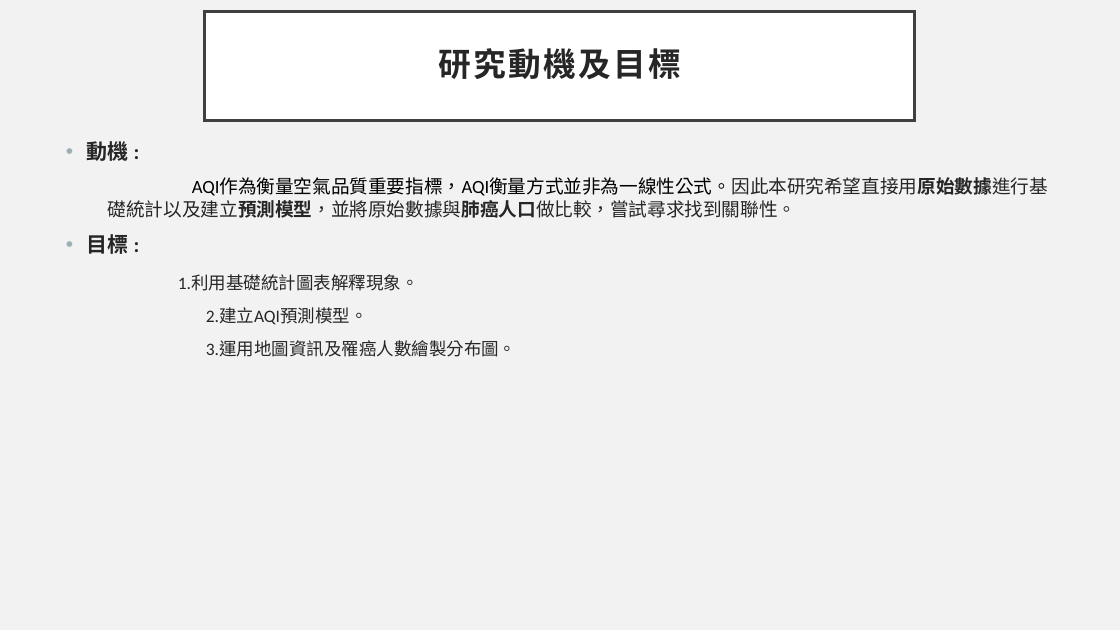
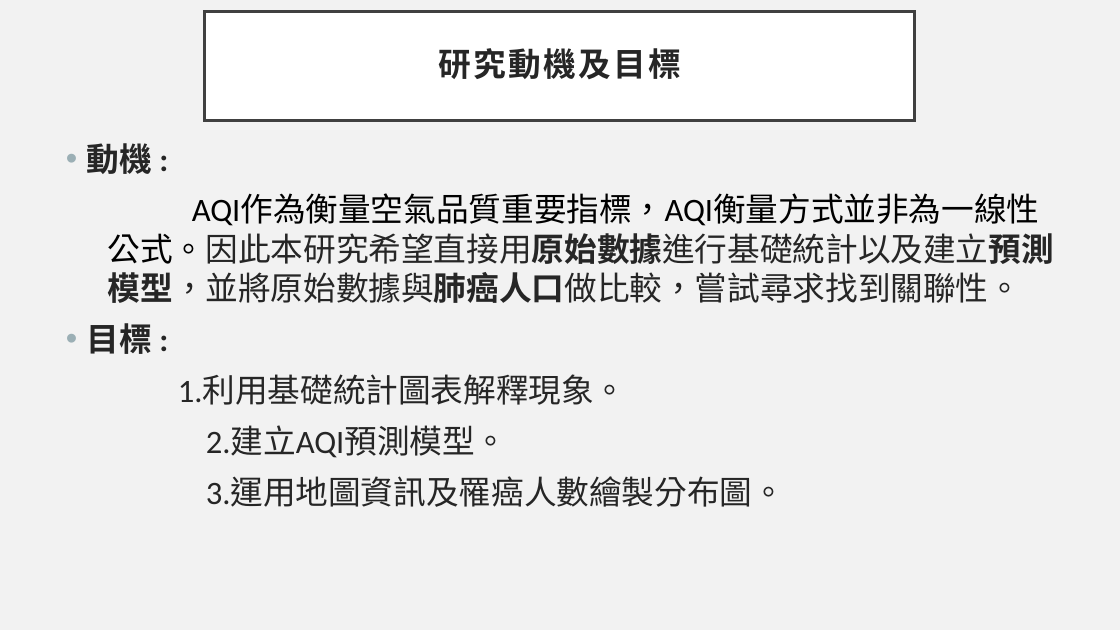
Before and after one commit to jasonfghx/lilicoco, a slide deck: slide 3 of 大學生/空氣品質與癌症之間的關聯.pptx. Drawn at 1120x630 pixels with LibreOffice and Linux fonts; fonts in the diff are those of the drawing. Boxes give left, top, right and bottom in pixels: in the first picture for what was removed or moved away, otherwise in the second. Text is boxed around its words. In the diff, an @@ line names an element or a change of style, - is before the commit and + after.

```diff
--- a/大學生/空氣品質與癌症之間的關聯.pptx
+++ b/大學生/空氣品質與癌症之間的關聯.pptx
@@ text "動機 :" at (87,143,1054,507): size 18 to 28 pt in "動機 :", "目標 :"; size 16 to 28 pt in "AQI作為衡量空氣品質重要指標，AQI衡量方式並非為一線性公式。因此本研究希望直接用原始數據進行基礎統計以及建立預測模型 ..."; size 15 to 28 pt in "1.利用基礎統計圖表解釋現象。", "2.建立AQI預測模型。", "3.運用地圖資訊及罹癌人數繪製分布圖。" @@
```
Also in this commit, not shown: 9 other slides changed, 2 slides added.
